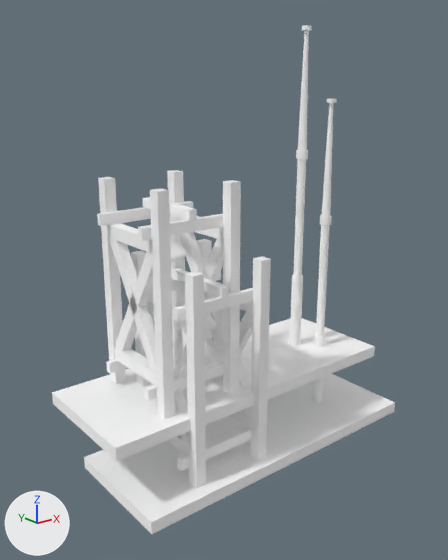
Two versions of the glTF model schoolbellclarktext(practice).glb, one commit apart.
Before and after are seen from a 50 mm lens placed at (-53.7, -72.8, 31.7), pointed at (6.4, 2.3, 1.7). Every picture has the same lights, and +X, +Y and +Z are marked at lower left.

The older version as bpy lines, for what is in view:
```python
ob_bell = bpy.data.objects.new('Bell', me_circle)
ob_bell.location = (0.0, 0.0, 0.0)
ob_duplicatejoined = bpy.data.objects.new('DuplicateJoined', me_torus_001)
ob_duplicatejoined.location = (-3.0, 3.3, 6.3)
ob_flagpole = bpy.data.objects.new('FlagPole', me_cube_006)
ob_flagpole.location = (11.0, 0.2, -27.1)
ob_frame = bpy.data.objects.new('Frame', me_cube_002)
ob_frame.location = (-6.0, 0.3, -20.6)
ob_ground = bpy.data.objects.new('Ground', me_cube)
ob_ground.location = (11.0, 0.2, -27.1)
ob_pattern = bpy.data.objects.new('Pattern', me_cube_001)
ob_pattern.location = (11.0, 0.2, -27.1)
ob_pattern2 = bpy.data.objects.new('Pattern2', me_cube_003)
ob_pattern2.location = (11.0, 0.2, -27.1)
ob_pattern3 = bpy.data.objects.new('Pattern3', me_cube_004)
ob_pattern3.location = (11.0, 0.2, -27.1)
ob_pattern4 = bpy.data.objects.new('Pattern4', me_cube_005)
ob_pattern4.location = (11.0, 0.2, -27.1)
```
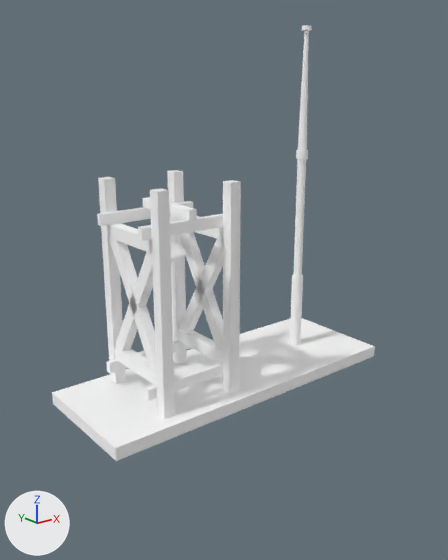
Boxes (x1, y1, x2, y2) around the edits, measured in the pictures (448 x 560 px):
'Frame', deleted
    before: (131, 239, 271, 488)
'Ground', deleted
    before: (84, 403, 395, 534)
'FlagPole', deleted
    before: (312, 99, 337, 402)
'Pattern', deleted
    before: (278, 401, 359, 440)
'Pattern4', deleted
    before: (321, 384, 395, 420)
'Pattern2', deleted
    before: (267, 388, 313, 417)
'Pattern3', deleted
    before: (296, 374, 353, 397)
'Bell', deleted
    before: (204, 296, 217, 331)

What changed in the scene script:
```text
Remove ob_flagpole:
    ob_flagpole = bpy.data.objects.new('FlagPole', me_cube_006)
    ob_flagpole.location = (11.0, 0.2, -27.1)
Remove ob_pattern4:
    ob_pattern4 = bpy.data.objects.new('Pattern4', me_cube_005)
    ob_pattern4.location = (11.0, 0.2, -27.1)
Remove ob_pattern3:
    ob_pattern3 = bpy.data.objects.new('Pattern3', me_cube_004)
    ob_pattern3.location = (11.0, 0.2, -27.1)
Remove ob_pattern2:
    ob_pattern2 = bpy.data.objects.new('Pattern2', me_cube_003)
    ob_pattern2.location = (11.0, 0.2, -27.1)
Remove ob_pattern:
    ob_pattern = bpy.data.objects.new('Pattern', me_cube_001)
    ob_pattern.location = (11.0, 0.2, -27.1)
Remove ob_ground:
    ob_ground = bpy.data.objects.new('Ground', me_cube)
    ob_ground.location = (11.0, 0.2, -27.1)
Remove ob_frame:
    ob_frame = bpy.data.objects.new('Frame', me_cube_002)
    ob_frame.location = (-6.0, 0.3, -20.6)
Remove ob_bell:
    ob_bell = bpy.data.objects.new('Bell', me_circle)
    ob_bell.location = (0.0, 0.0, 0.0)
```
